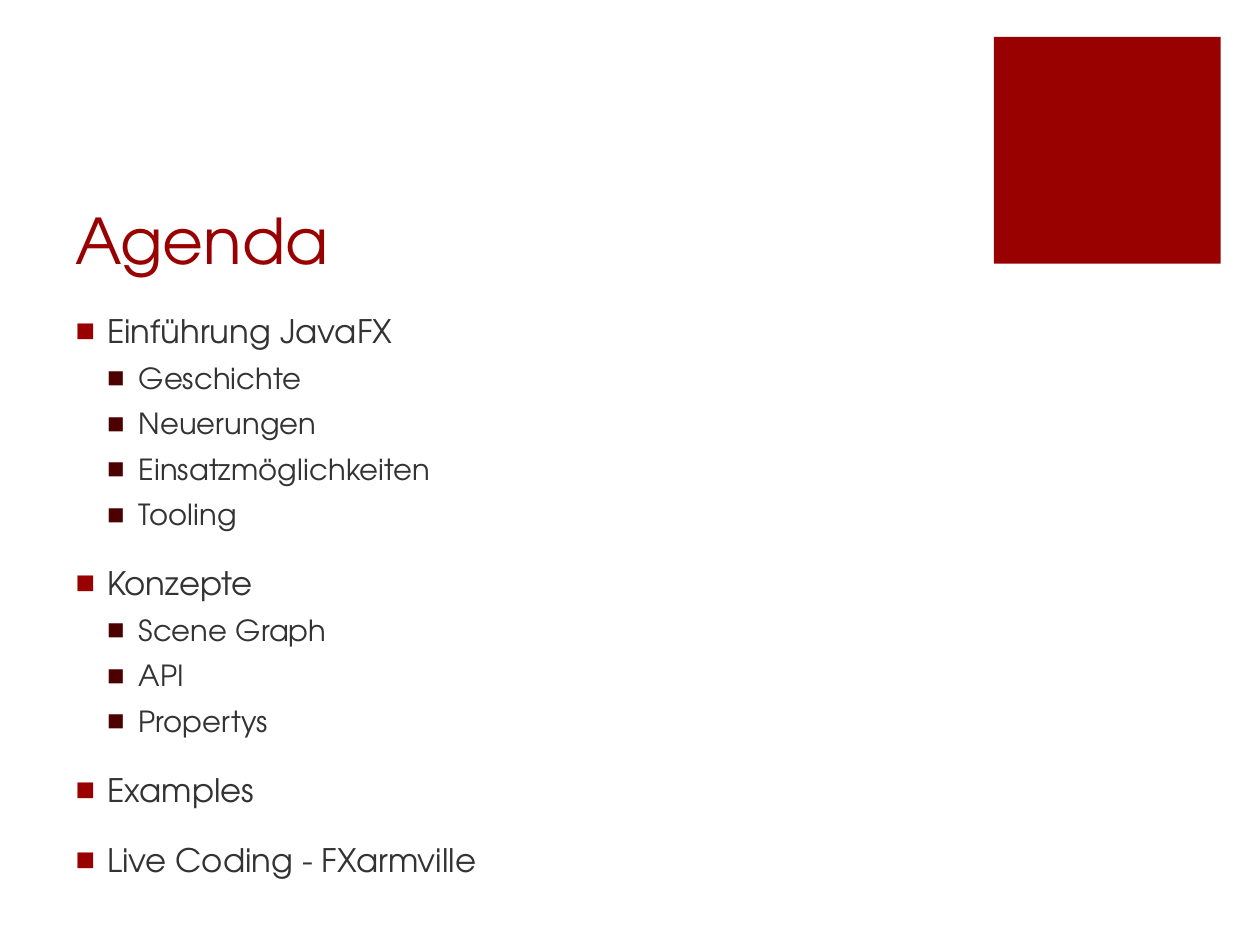
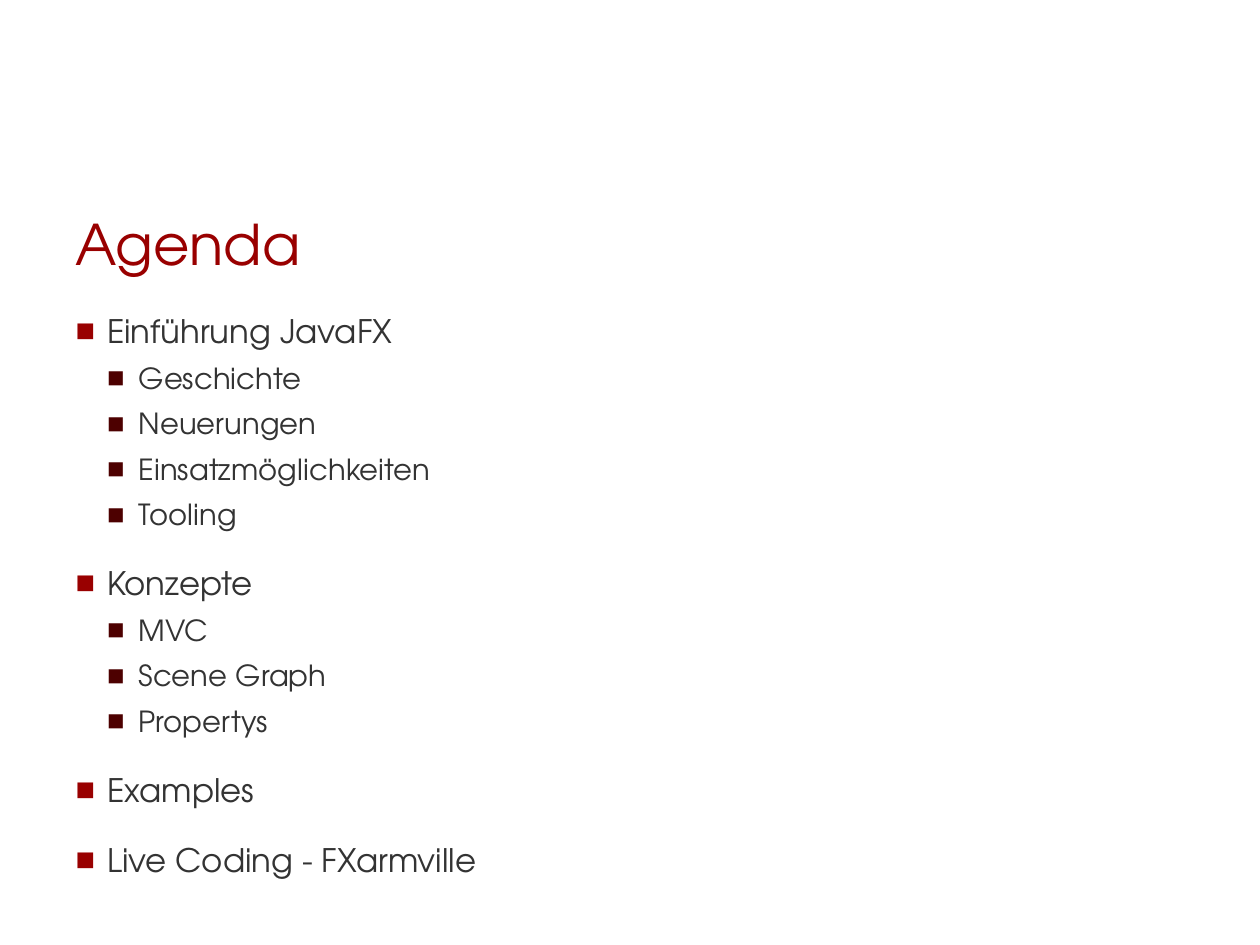
Before and after one commit to Morkunas/jfxusergroup, a slide deck: slide 2 of JavaFX-UserGroup.pptx. Drawn at 1260x945 pixels with LibreOffice and Linux fonts; fonts in the diff are those of the drawing; background and template pictures are left out. Boxes give left, top, right and bottom in pixels: in the first picture for what was removed or moved away, otherwise in the second. Text is boxed around its words. In the diff, an @@ line names an element or a change of style, - is before the commit and + after.

```diff
--- a/JavaFX-UserGroup.pptx
+++ b/JavaFX-UserGroup.pptx
@@ rectangle removed at (x1=994, y1=37, x2=1221, y2=263) @@
@@ title "Agenda" at (x1=76, y1=223, x2=301, y2=277): size 36 to 32 pt @@
@@ text at (x1=139, y1=619, x2=209, y2=642): paragraph added @@
+  ■ MVC
@@ text at (x1=139, y1=664, x2=184, y2=686): paragraph removed @@
-  ■ API
```
Also in this commit, not shown: 10 other slides changed, 6 slides added, 2 slides removed.
